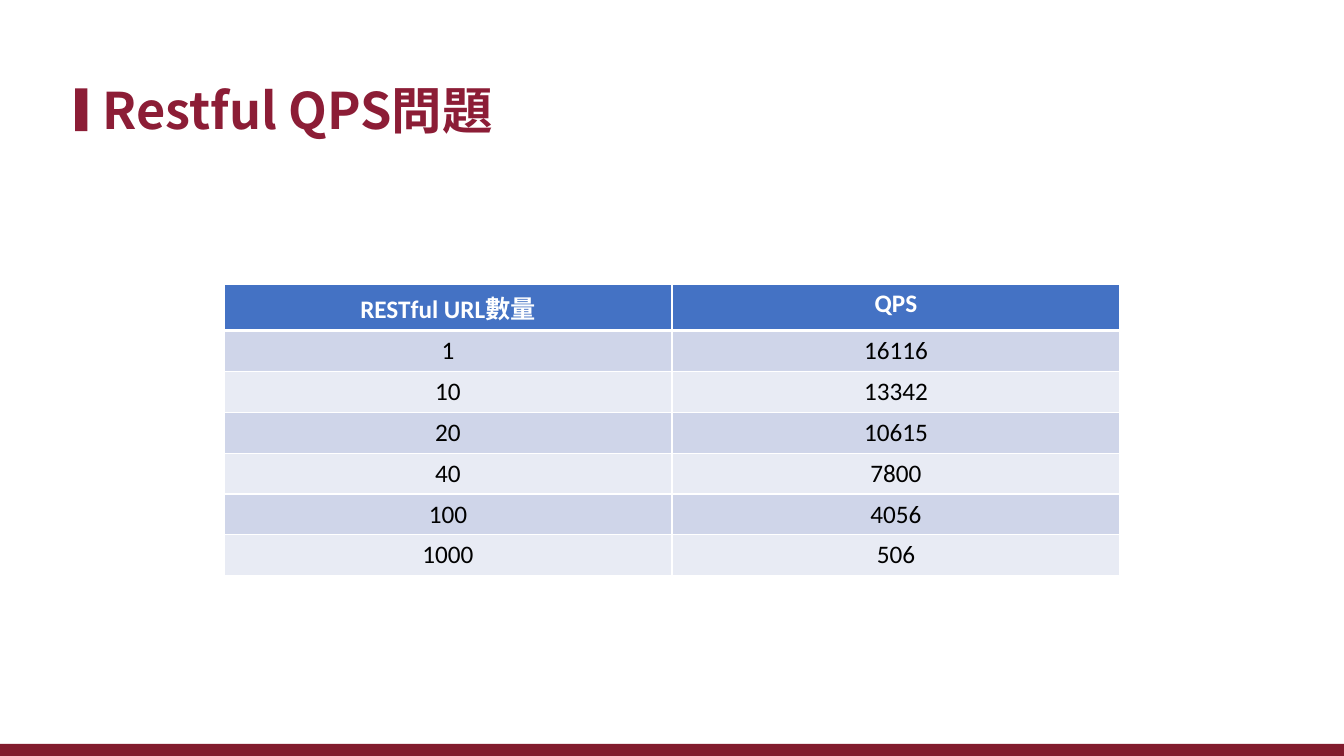
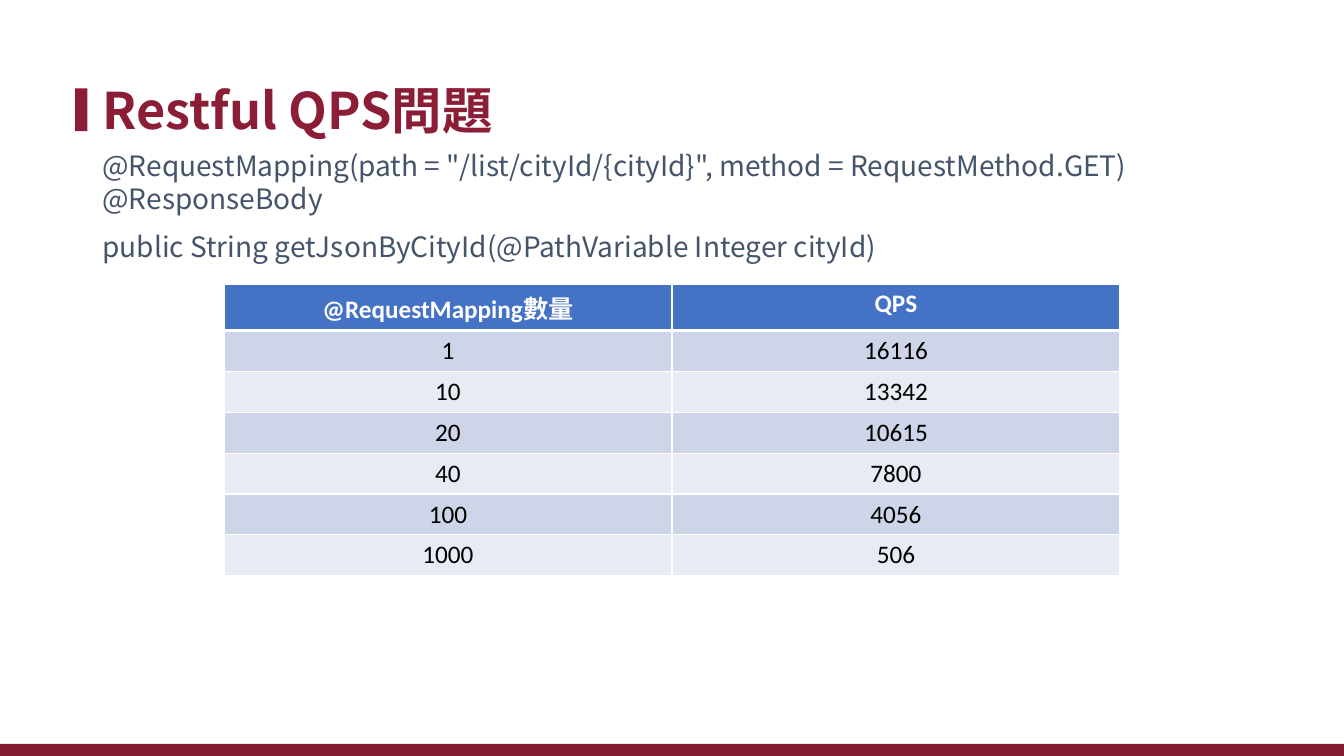
Before and after one commit to xiauchen/5__gRPC, a slide deck: slide 37 of 空白PPT.pptx (slide 35 before the commit). Drawn at 1344x756 pixels with LibreOffice and Linux fonts; fonts in the diff are those of the drawing; background and template pictures are left out. Boxes give left, top, right and bottom in pixels: in the first picture for what was removed or moved away, otherwise in the second. Text is boxed around its words. In the diff, an @@ line names an element or a change of style, - is before the commit and + after.

```diff
--- a/空白PPT.pptx
+++ b/空白PPT.pptx
@@ text added at (102, 153, 1126, 264), 20 pt, text #44546A @@
+@RequestMapping(path = "/list/cityId/{cityId}", method = RequestMethod.GET) @ResponseBody
+public String getJsonByCityId(@PathVariable Integer cityId)
@@ table at (224, 284, 1119, 570) @@
-row 1, column 1: RESTful URL數量
+row 1, column 1: @RequestMapping數量
```
Also in this commit, not shown: 11 other slides changed, 8 slides added, 4 slides removed.
